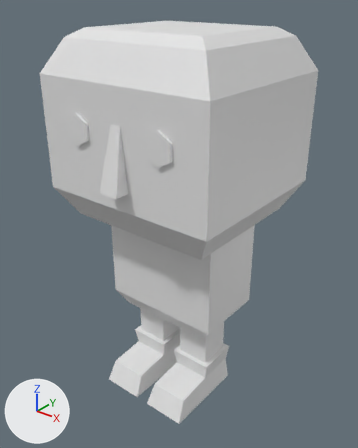
Two versions of the glTF model ba3a_prototype/assets/models/characters/player/character_v1.glb, one commit apart.
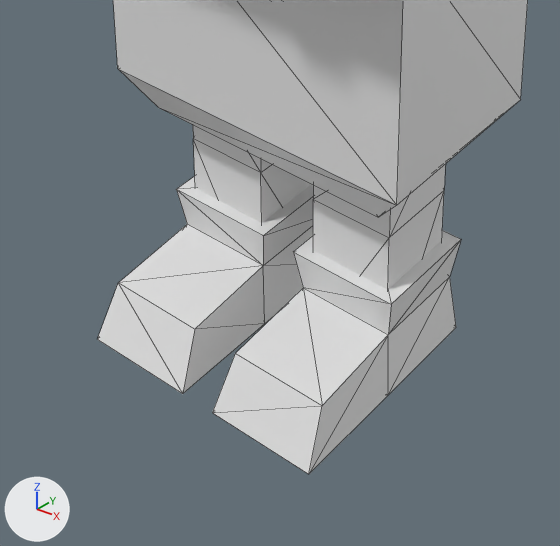
Each version appears first whole from a 50 mm lens placed at (0.84, -1.062, 1.212), pointed at (0.002, -0.015, 0.563), and next in a close-up on the part from 21% to 73% of the width and 60% to 100% of the height. Lighting does not change. The marker at lower left points along +X, +Y and +Z. The close-ups show mesh edges as thin lines. Vertices at the same position are counted once.

Names of what the first close-up shows: 'sm_char'.
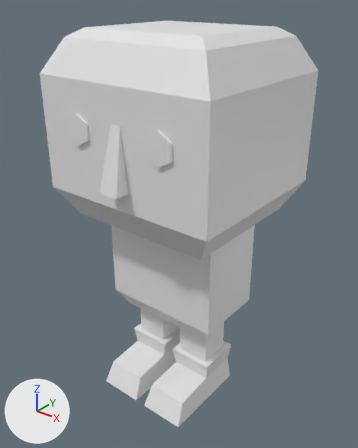
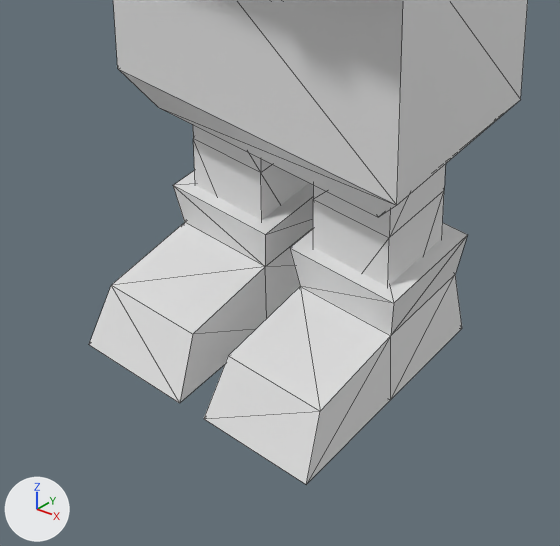
Commit message: more level + nase character customize

The change in detail:
me_cube_007 has 128 vertices, 220 faces and spans x -0.271..0.271, y -0.291..0.248, z 0.001..1.113.
me_cube_007 is used by ob_sm_char; location (0.0, 0.0, 0.0).
me_cube_007 part 1: the loose piece of 16 vertices spanning x 0.021..0.153, y -0.203..0.066, z 0.001..0.128 is scaled about its middle by 1.06, then moved by (0.0, -0.001, 0.0).
me_cube_007 part 2: the loose piece of 16 vertices spanning x -0.153..-0.021, y -0.203..0.066, z 0.001..0.128 is scaled about its middle by 1.06, then moved by (0.0, -0.001, 0.0).

Location of each change, (x1, y1, x2, y2) in pixels of the close-ups (560 x 546 px; the box of a moved part takes in the faces that stretch with it):
'sm_char', reshaped: before (98, 0, 528, 474); after (89, 0, 528, 484)
part 1 of me_cube_007, moved or reshaped: before (212, 230, 461, 474); after (204, 223, 467, 484)
part 2 of me_cube_007, moved or reshaped: before (98, 176, 313, 394); after (89, 170, 313, 403)
